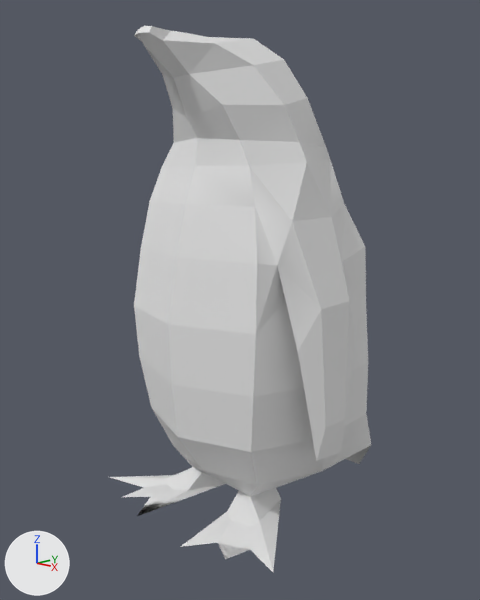
Renders of the Blender file penguin_2.8.blend from each side of a commit.
One viewpoint serves both versions: a camera (50 mm lens) standing at (5.03, -5.09, 4.09) and looking at (-0.33, 0.36, 2.39). The axes (+X, +Y, +Z) are drawn at lower left. The lights are the same throughout.

Names of what the first picture shows: 'penguin_pen'.
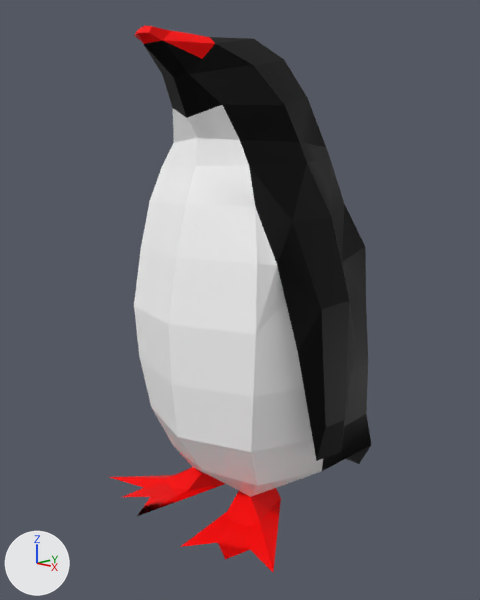
The change, as a diff of the scene's bpy script:
```diff
--- a/penguin_2.8.blend.py
+++ b/penguin_2.8.blend.py
@@ img_penguin_texture28 @@
+img_penguin_texture28 = load_image('penguin_texture28', 'penguin_texture28.png', 512, 512, 'sRGB')
@@ mat_penguin_texture28 @@
+mat_penguin_texture28 = principled_material('penguin_texture28')
+mat_penguin_texture28.texture = img_penguin_texture28
+mat_penguin_texture28.specular_ior_level = 0.161
@@ me_penguin_pen @@
 me_penguin_pen.from_pydata(...)  # 187 vertices, 192 faces, 13 loose edges; spans x -1.47..1.28, y -0.01..5.2, z -2.54..1.23
-me_penguin_pen.materials.append(mat_penguin_material28)  # white #e7e7e7
+me_penguin_pen.materials.append(mat_penguin_texture28)  # picture img_penguin_texture28
```

What differs and where, as boxes [x1, y1, x2, y2] in the pictures (480 x 600 px):
'penguin_pen', recoloured: [110, 25, 371, 572] in both
